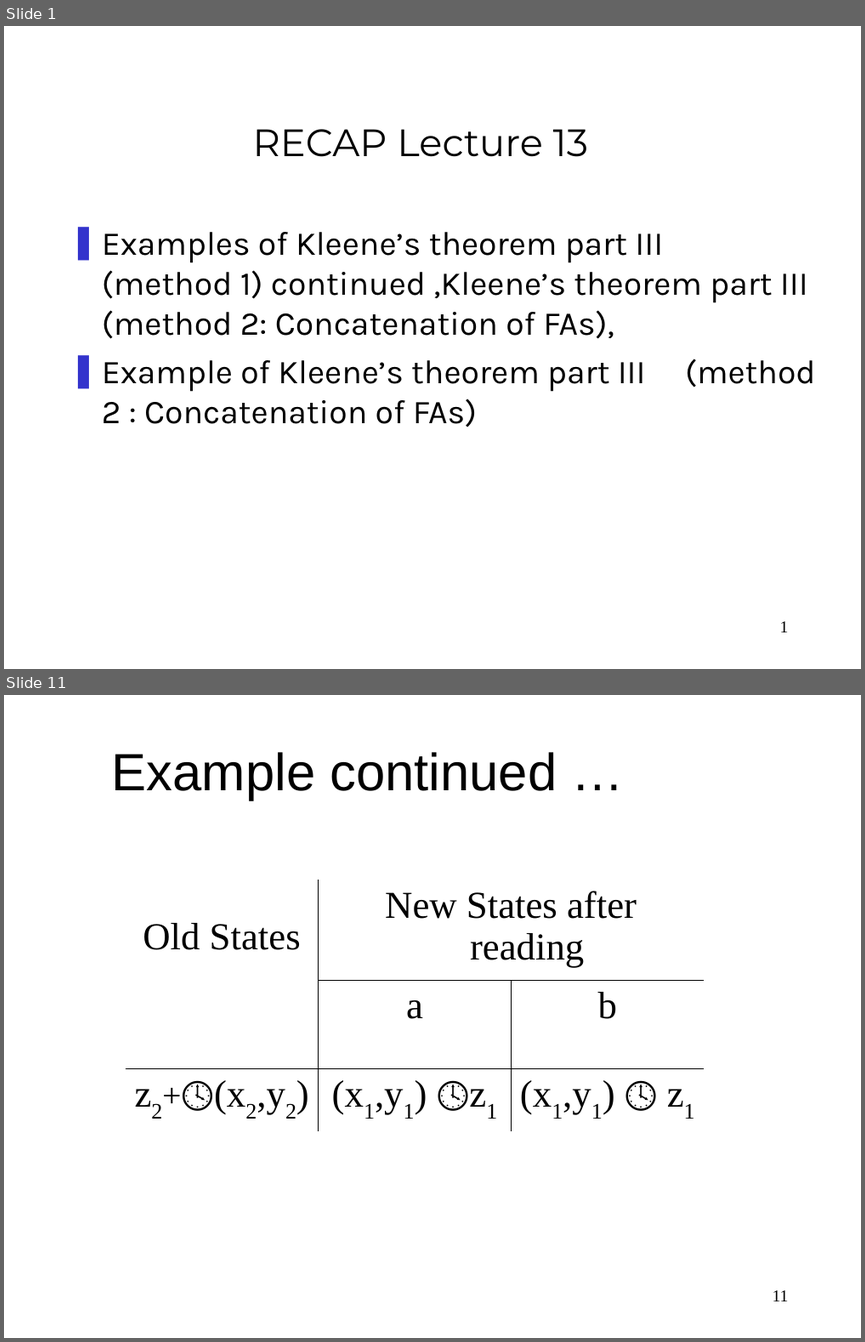
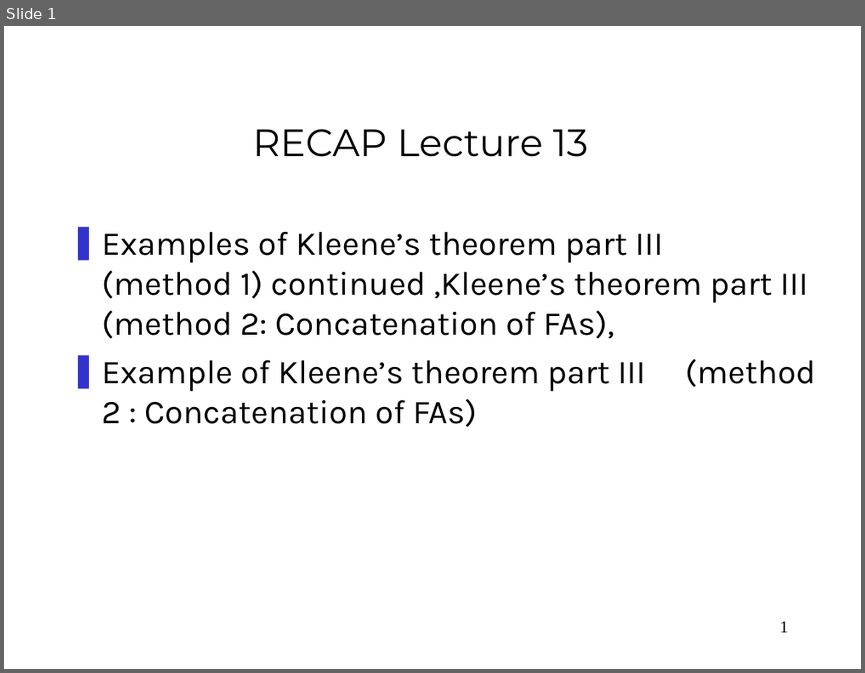
Before and after one commit to bamboat3/toa, a slide deck: Lesson 14.ppt. Shown one above the other, each under a label of ours: slides 1 and 11 before the commit, slide 1 after it; the slides between them are not shown. The pictures are 865x1342 and 865x673 pixels, drawn with LibreOffice and Linux fonts; fonts in the diff are those of the drawing. Boxes give left, top, right and bottom in pixels: in the first picture for what was removed or moved away, otherwise in the second. Text is boxed around its words. In the diff, an @@ line names an element or a change of style, - is before the commit and + after.

```diff
--- a/Lesson 14.ppt
+++ b/Lesson 14.ppt
@@ slide 11 removed at [4,695,861,1338], background #FFFFFF @@
@@ title removed at [112,752,556,800] @@
-Example continued …
@@ table removed at [126,879,704,1122], 3 rows, 3 columns @@
-Old States | New States after reading | 
- | a | b
-z2+🕓(x2,y2) | (x1,y1) 🕓z1 | (x1,y1) 🕓 z1
@@ page number removed at [772,1290,789,1301] @@
-11
```
Also in this commit, not shown: 11 other slides removed, 2 other files.
